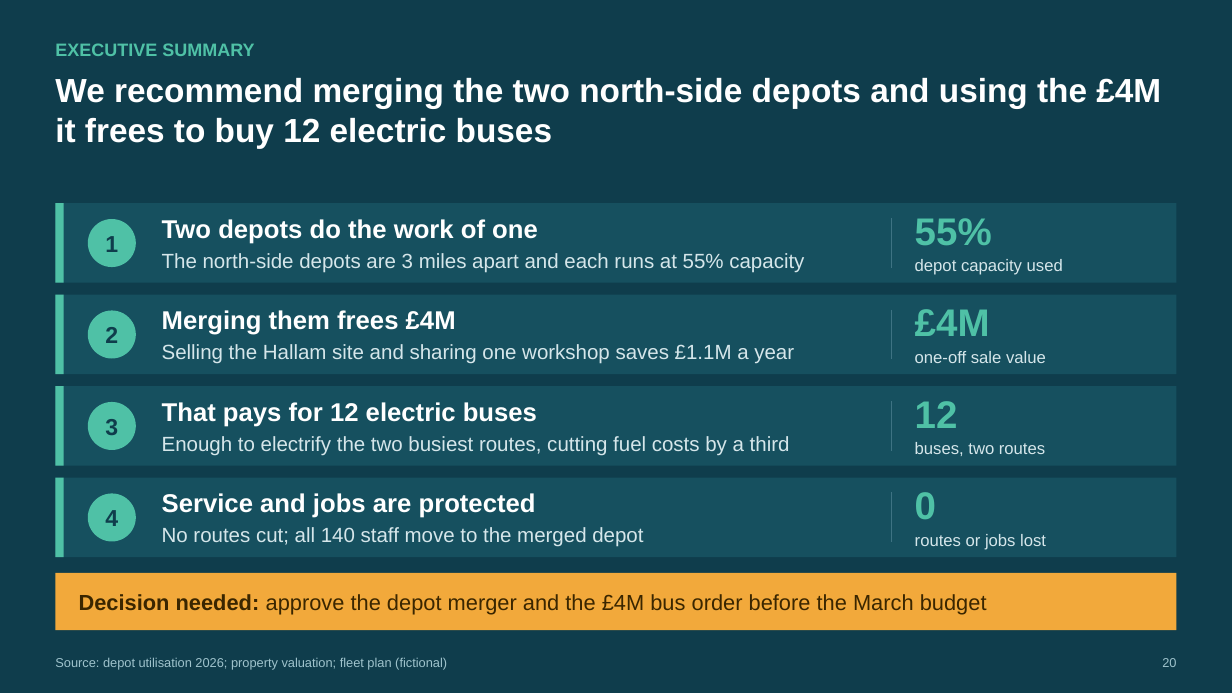
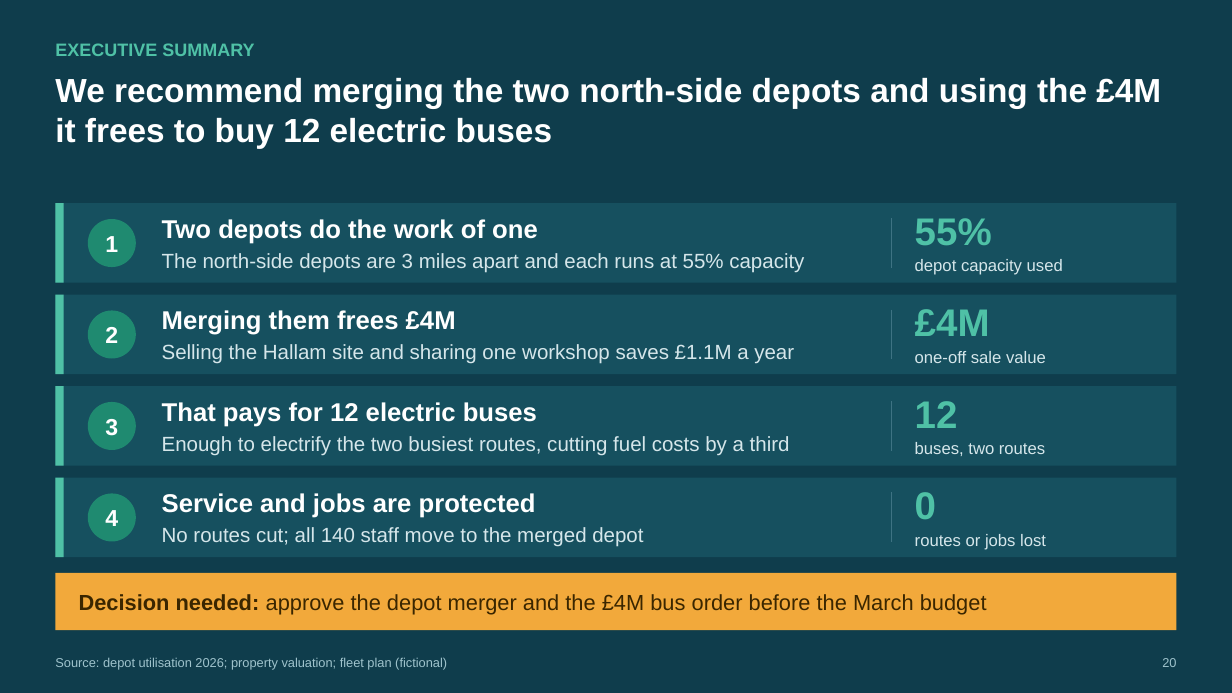
Before and after one commit to bmc-marshall/slidewell, a slide deck: slide 20 of slidewell/examples/showcase.pptx. Drawn at 1232x693 pixels with LibreOffice and Linux fonts; fonts in the diff are those of the drawing. Boxes give left, top, right and bottom in pixels: in the first picture for what was removed or moved away, otherwise in the second. Text is boxed around its words. In the diff, an @@ line names an element or a change of style, - is before the commit and + after.

```diff
--- a/slidewell/examples/showcase.pptx
+++ b/slidewell/examples/showcase.pptx
@@ text colour #0F3D4C to #FFFFFF in 4 elements at [105,236,118,252], [105,327,118,343], [105,419,118,436], [105,510,118,526] @@
@@ fill #4FC1A6 to #1F8A70 in 4 elements at [88,219,136,267], [88,311,136,359], [88,402,136,450], [88,494,136,542] @@
```
Also in this commit, not shown: 3 other slides changed, 4 other files.
